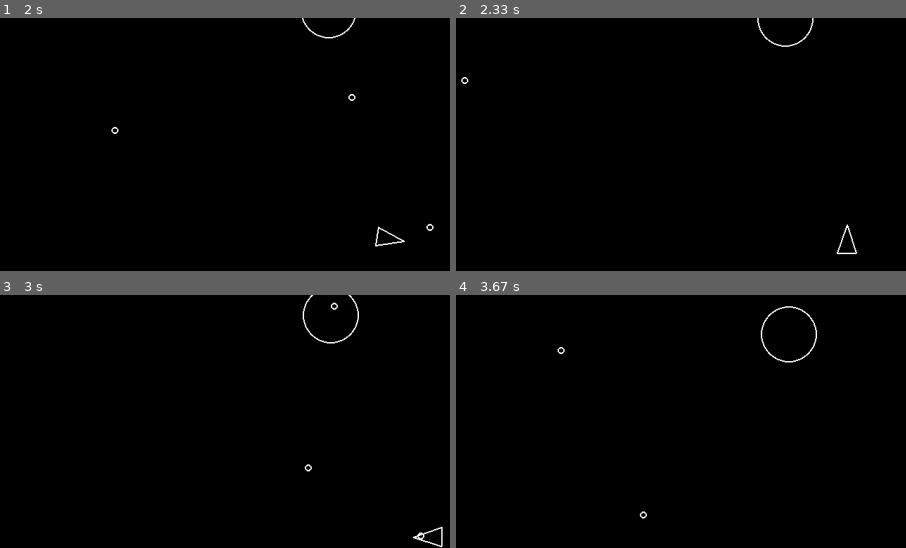
Above: before the commit, frames 1-4 (two rows, left to right).
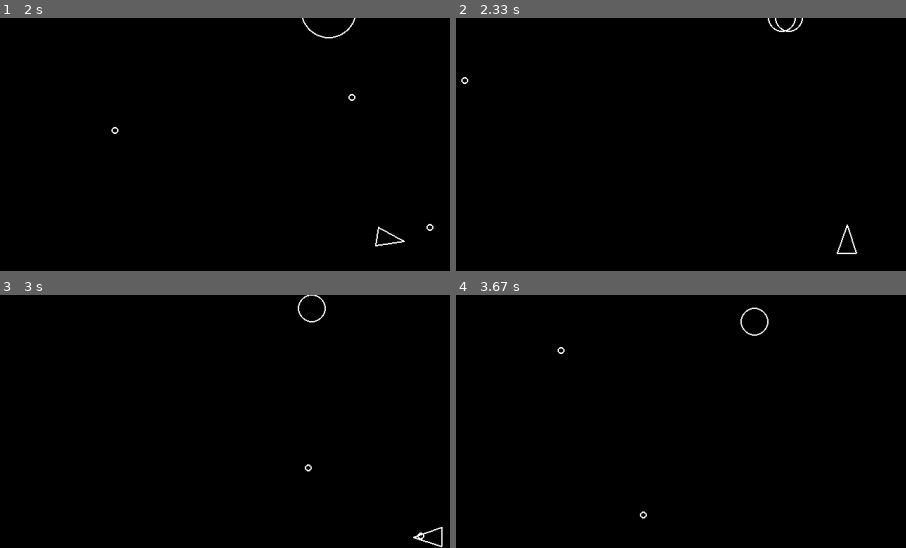
Above: after the commit, the same moments.

Repository: dancikmad/pygame-space-shooter
Game: pygame game, started from main.py
Two runs of this game, one before a commit and one after it. Both use one fixed random seed, a clock stepped at 60 frames per second and the inputs below.
Inputs:
- Up to frame 1 (2 s): tap Space at 0.33, 0.73, 1.03, 1.23, 1.57, 1.87 s; hold D 0.67-1.13 s; hold W 1.17-1.47 s; hold D 1.5-1.97 s
- Up to frame 2 (2.33 s): hold A from 2 s (still down); tap Space at 2.07 s
- Up to frame 3 (3 s): tap Space at 2.37, 2.63, 2.97 s; release A at 2.53 s; hold S 2.57-2.87 s; hold A from 2.9 s (still down)
- Up to frame 4 (3.67 s): tap Space at 3.27, 3.4 s; release A at 3.3 s; hold W from 3.33 s (still down)
The pictures show only the part of the screen within x 4-54%, y 0-50%; the shares and areas given below are measured in that part.

Frame 1 is identical in both runs. In frame 2, 0.3% of the frame differs, in the area x 66-80%, y 0-12%; in frame 3, 0.4%; in frame 4, 0.5%, in the area x 63-81%, y 4-27%.

Commit message:
feat: add logic for split asteroids if shot

Diff:
--- a/asteroid.py
+++ b/asteroid.py
@@ -1,5 +1,7 @@
 import pygame
 from circleshape import CircleShape
+import constants as c
+import random
 
 
 class Asteroid(CircleShape):
@@ -11,3 +13,18 @@
 
     def update(self, dt):
         self.position += self.velocity * dt
+
+    def split(self):
+        self.kill()
+        if self.radius <= c.ASTEROID_MIN_RADIUS:
+            return
+
+        random_angle = random.uniform(20, 50)
+        asteroid_1 = Asteroid(
+            self.position.x, self.position.y, (self.radius - c.ASTEROID_MIN_RADIUS)
+        )
+        asteroid_2 = Asteroid(
+            self.position.x, self.position.y, (self.radius - c.ASTEROID_MIN_RADIUS)
+        )
+        asteroid_1.velocity = pygame.math.Vector2.rotate(self.velocity, random_angle)
+        asteroid_2.velocity = pygame.math.Vector2.rotate(self.velocity, -random_angle)
--- a/main.py
+++ b/main.py
@@ -46,6 +46,11 @@
                 print("Game over!")
                 sys.exit()
 
+            for bullet in shots:
+                if asteroid.check_collision(bullet):
+                    asteroid.split()
+                    bullet.kill()
+
         # Clear screen
         screen.fill((0, 0, 0))
 
